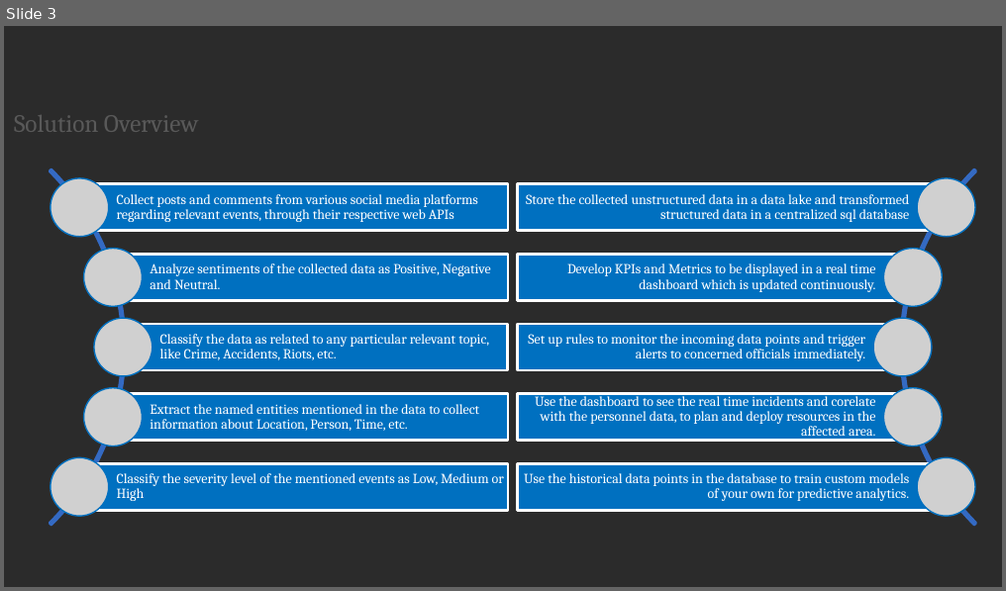
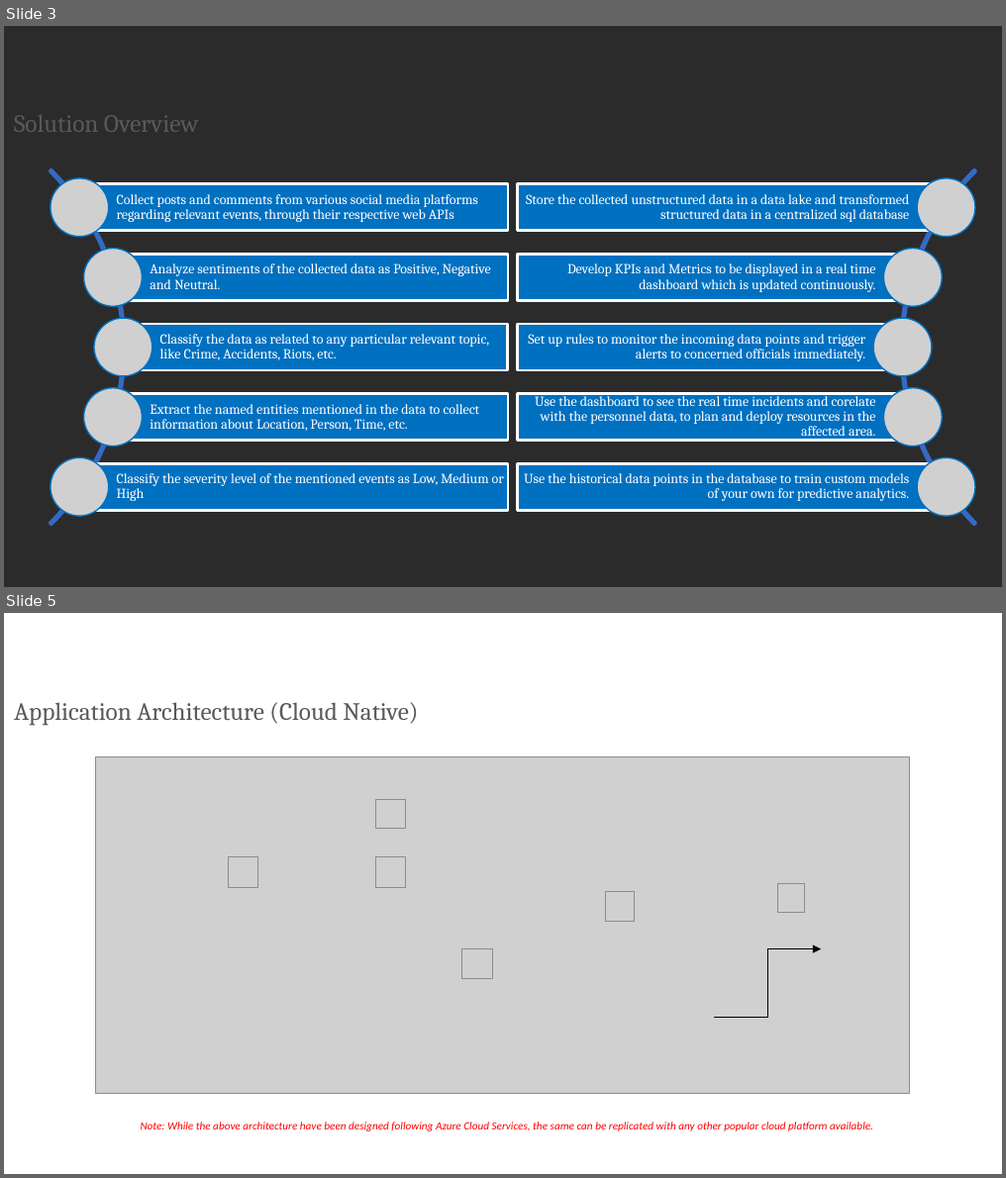
Before and after one commit to Ankan54/ksp-hackathon-radiant-ranger, a slide deck: radiant_ranger_ksp_datathon_prototype_round.pptx. Shown one above the other, each under a label of ours: slide 3 before the commit, slides 3 and 5 after it; the slides between them are not shown. The pictures are 1006x591 and 1006x1178 pixels, drawn with LibreOffice and Linux fonts; fonts in the diff are those of the drawing; grey boxes stand for pictures; background and template pictures are left out; a plain dark background stands for a picture behind light text. Boxes give left, top, right and bottom in pixels: in the first picture for what was removed or moved away, otherwise in the second. Text is boxed around its words. In the diff, an @@ line names an element or a change of style, - is before the commit and + after.

```diff
--- a/radiant_ranger_ksp_datathon_prototype_round.pptx
+++ b/radiant_ranger_ksp_datathon_prototype_round.pptx
@@ slide 5 added at (4,613,1002,1174), background picture (left out) @@
@@ text added at (14,702,418,726), 18 pt, text #595959 @@
+Application Architecture (Cloud Native)
@@ picture added at (96,758,910,1094) @@
@@ picture added at (376,799,406,829) @@
@@ picture added at (229,858,258,887) @@
@@ picture added at (376,858,406,887) @@
@@ picture added at (606,891,635,921) @@
@@ picture added at (777,883,804,912) @@
@@ picture added at (462,950,493,979) @@
@@ elbow arrow added from (715, 1017) to (822, 950), #000000 1 pt @@
@@ text added at (141,1122,873,1132), 8 pt, text #FF0000, italic @@
+Note: While the above architecture have been designed following Azure Cloud Services, the same can be replicated with any other popular cloud platform available.
```
Also in this commit, not shown: 2 slides changed, 1 slide removed, 2 other files.
